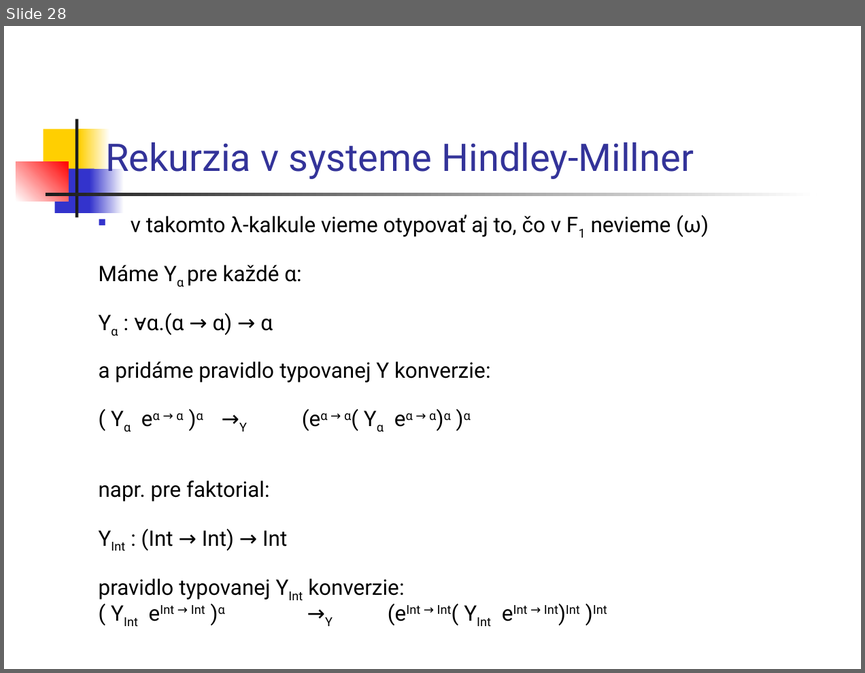
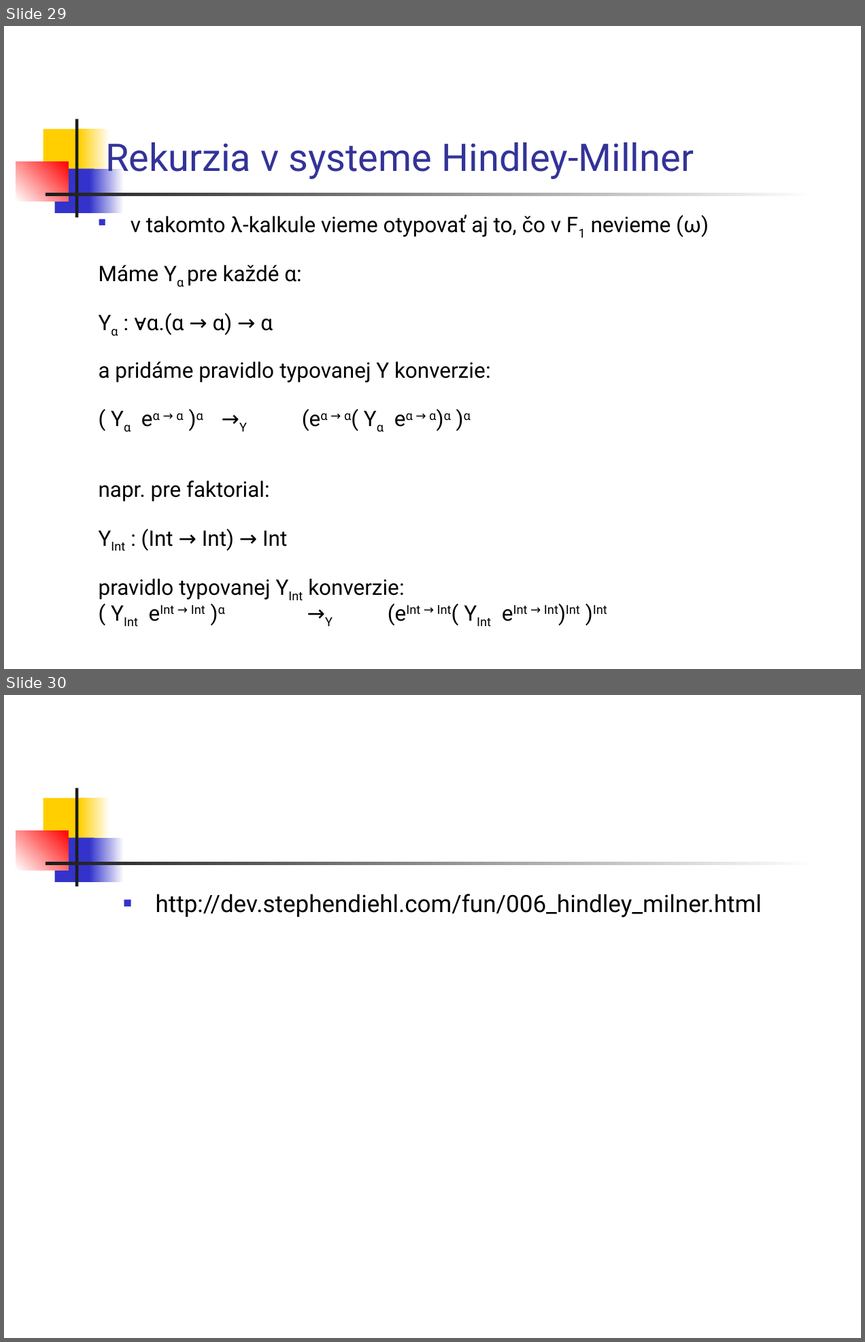
Before and after one commit to Funkcionalne/Prednasky, a slide deck: 08/08_fpro.ppt. Shown one above the other, each under a label of ours: slide 28 before the commit, slides 29 and 30 after it. The pictures are 865x673 and 865x1342 pixels, drawn with LibreOffice and Linux fonts; fonts in the diff are those of the drawing. Boxes give left, top, right and bottom in pixels: in the first picture for what was removed or moved away, otherwise in the second. Text is boxed around its words. In the diff, an @@ line names an element or a change of style, - is before the commit and + after.

```diff
--- a/08/08_fpro.ppt
+++ b/08/08_fpro.ppt
@@ slide 30 added at box(4, 695, 861, 1338), background #FFFFFF; not listed: 7 template elements that a slide beside it also shows @@
@@ text added at box(156, 894, 762, 917), 20 pt, text #000000 @@
+■ http://dev.stephendiehl.com/fun/006_hindley_milner.html
@@ what was slide 28 is now slide 29 @@
```
Also in this commit, not shown: 12 slides changed, 1 other slide added, 2 other files.
